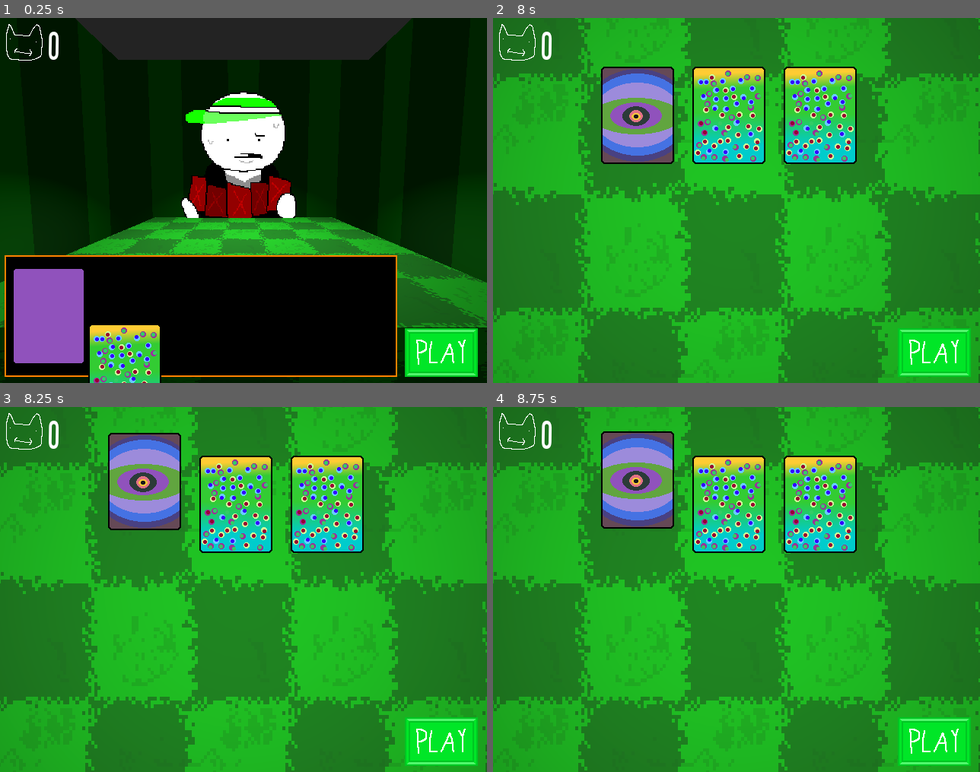
Above: before the commit, frames 1-4 (two rows, left to right).
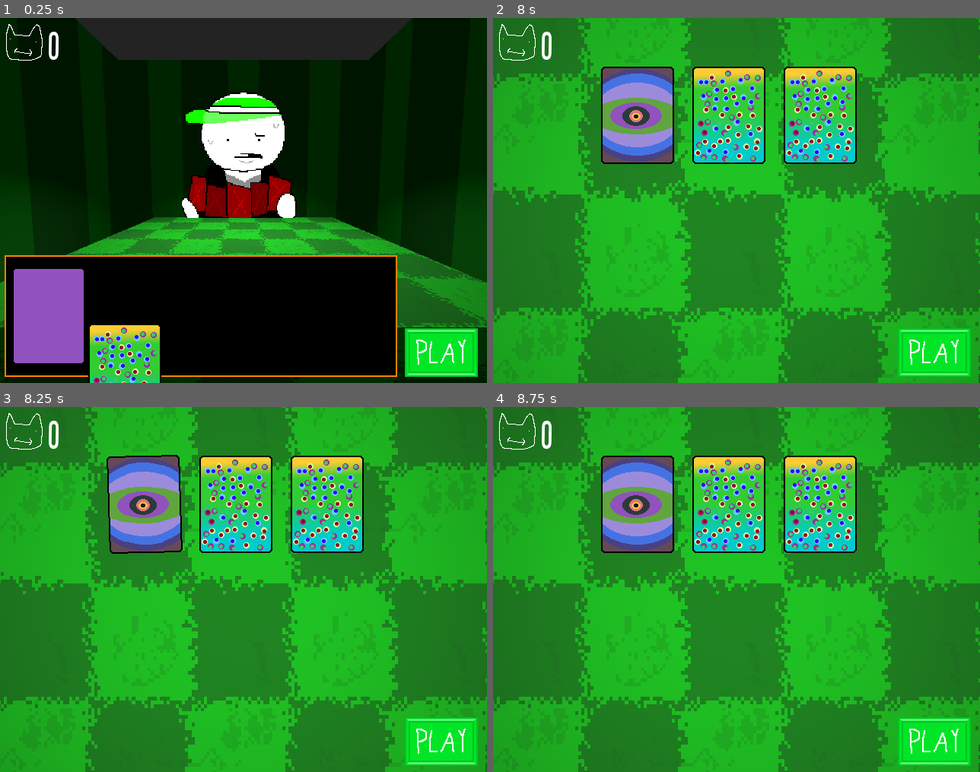
Above: after the commit, the same moments.

Repository: willslyman/kat-kards
Game: Godot game, scene res://scenes/main.tscn
Two runs of this game, one before a commit and one after it. Both use one fixed random seed, a clock stepped at 60 frames per second and the inputs below.
Inputs (mouse positions are in pixels of both pictures, inside the frame that each line leads up to):
- Up to frame 1 (0.25 s): no input
- Up to frame 2 (8 s): click (936, 353) at 0.5 s; click (936, 353) at 1.25 s; click (936, 353) at 2 s; tap Enter (ui_accept) at 2.75, 3.02, 3.77, 5, 5.27, 5.75, 6.02, 6.5, 6.77, 7.25 s; move the mouse to (843, 182) at 2.77 s; press the mouse at (843, 182) at 2.78 s; move the mouse to (639, 218) at 3.52 s; release the mouse at (639, 218) at 3.53 s; click (639, 218) at 3.6 s; move the mouse to (785, 120) at 4.27 s; press the mouse at (785, 120) at 4.28 s; move the mouse to (712, 273) at 5.02 s; release the mouse at (712, 273) at 5.03 s; click (712, 273) at 5.1 s; move the mouse to (882, 255) at 5.77 s; press the mouse at (882, 255) at 5.78 s; move the mouse to (590, 145) at 6.52 s; release the mouse at (590, 145) at 6.53 s; click (590, 145) at 6.6 s; move the mouse to (760, 200) at 7.27 s; press the mouse at (760, 200) at 7.28 s
- Up to frame 3 (8.25 s): tap Enter (ui_accept) at 8 s; move the mouse to (170, 498) at 8.02 s; release the mouse at (170, 498) at 8.03 s; click (170, 498) at 8.1 s
- Up to frame 4 (8.75 s): tap Enter (ui_accept) at 8.27 s

Frames 1-2 are identical in both runs. In frame 3, 4.7% of the frame differs, in the area x 21-38%, y 7-41%; in frame 4, 4.8%, in the area x 22-38%, y 6-40%.

Commit message:
card shake

Diff:
--- a/scenes/card_base.tscn
+++ b/scenes/card_base.tscn
@@ -43,6 +43,22 @@
 "transitions": PackedFloat32Array(1),
 "update": 0,
 "values": [0.0]
+}
+
+[sub_resource type="Animation" id="Animation_wpe30"]
+resource_name = "block_select"
+length = 0.2
+tracks/0/type = "value"
+tracks/0/imported = false
+tracks/0/enabled = true
+tracks/0/path = NodePath("Sprite2D:rotation")
+tracks/0/interp = 1
+tracks/0/loop_wrap = true
+tracks/0/keys = {
+"times": PackedFloat32Array(0, 0.05, 0.1, 0.15, 0.2),
+"transitions": PackedFloat32Array(1, 1, 1, 1, 1),
+"update": 0,
+"values": [0.0, 0.08726646, 0.0, -0.08726646259971647, 0.0]
 }
 
 [sub_resource type="Animation" id="Animation_kg30u"]
@@ -93,22 +109,6 @@
 "values": [Vector2(1, 1), Vector2(1.2, 1.2), Vector2(1, 1)]
 }
 
-[sub_resource type="Animation" id="Animation_wpe30"]
-resource_name = "block_select"
-length = 0.2
-tracks/0/type = "value"
-tracks/0/imported = false
-tracks/0/enabled = true
-tracks/0/path = NodePath("Sprite2D:rotation")
-tracks/0/interp = 1
-tracks/0/loop_wrap = true
-tracks/0/keys = {
-"times": PackedFloat32Array(0, 0.05, 0.1, 0.15, 0.2),
-"transitions": PackedFloat32Array(1, 1, 1, 1, 1),
-"update": 0,
-"values": [0.0, 0.08726646, 0.0, -0.08726646259971647, 0.0]
-}
-
 [sub_resource type="AnimationLibrary" id="AnimationLibrary_kg30u"]
 _data = {
 &"RESET": SubResource("Animation_ktuci"),
--- a/scripts/arena.gd
+++ b/scripts/arena.gd
@@ -106,6 +106,7 @@
 		var card_name = CardList.card_list.keys().pick_random()
 		var c : Card = CardList.card_list[card_name].instantiate()
 		add_child(c)
+		c.playing = true
 		c.position = Vector2(320,-128)
 		c.setup(self, false)
 		opp_selected_cards.append(c)
--- a/scripts/card.gd
+++ b/scripts/card.gd
@@ -10,6 +10,8 @@
 var playing : bool = false
 @onready var base: CardBase = $CardBase
 
+var in_use : bool = false
+
 func setup(a : Arena, ip : bool) -> void:
 	arena = a
 	is_player = ip
@@ -17,7 +19,10 @@
 	base.set_texture(CardList.card_to_texture[card_name])
 
 func select() -> void:
-	if playing: return
+	if playing:
+		if not in_use:
+			base.block_select()
+		return
 
 	if !selected and arena.current_cards_selected == arena.card_play_size:
 		base.block_select()
@@ -35,12 +40,14 @@
 	base.deselect()
 
 func use() -> void:
+	in_use = true
 	base.use()
 	await base.animation_player.animation_finished
 	await score()
 
 func un_use() -> void:
 	base.un_use()
+	in_use = false
 
 func score() -> void:
 	push_error("No score function!")
--- a/scripts/card_base.gd
+++ b/scripts/card_base.gd
@@ -10,7 +10,8 @@
 	$AnimationPlayer.play("deselect")
 
 func block_select() -> void:
-	$AnimationPlayer.play("block_select")
+	if not $AnimationPlayer.is_playing():
+		$AnimationPlayer.play("block_select")
 
 func use() -> void:
 	$AnimationPlayer.play("use")
